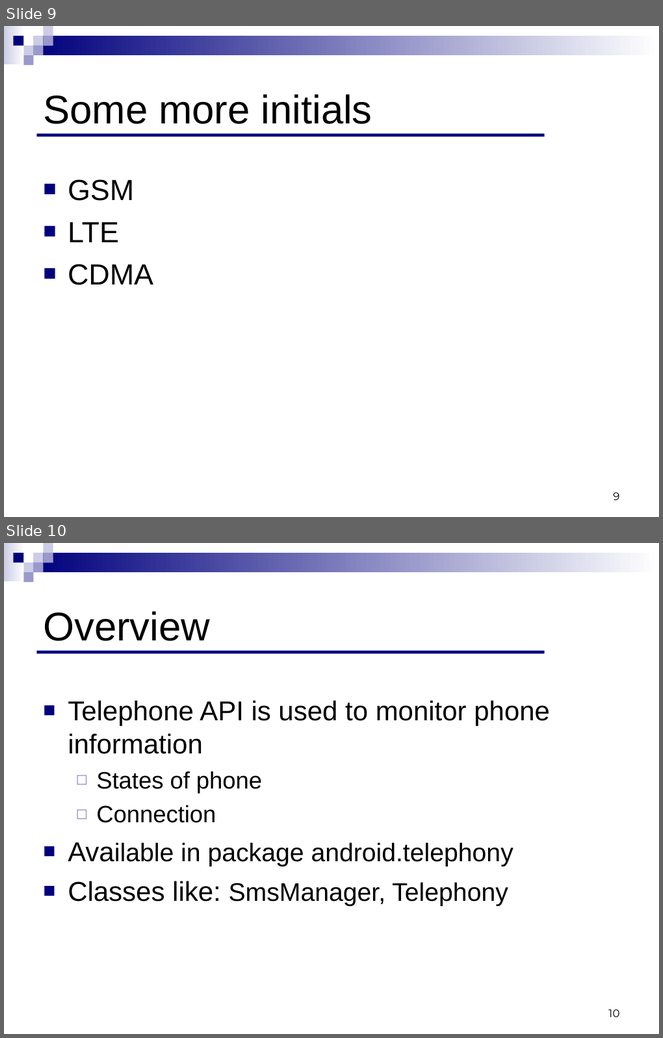
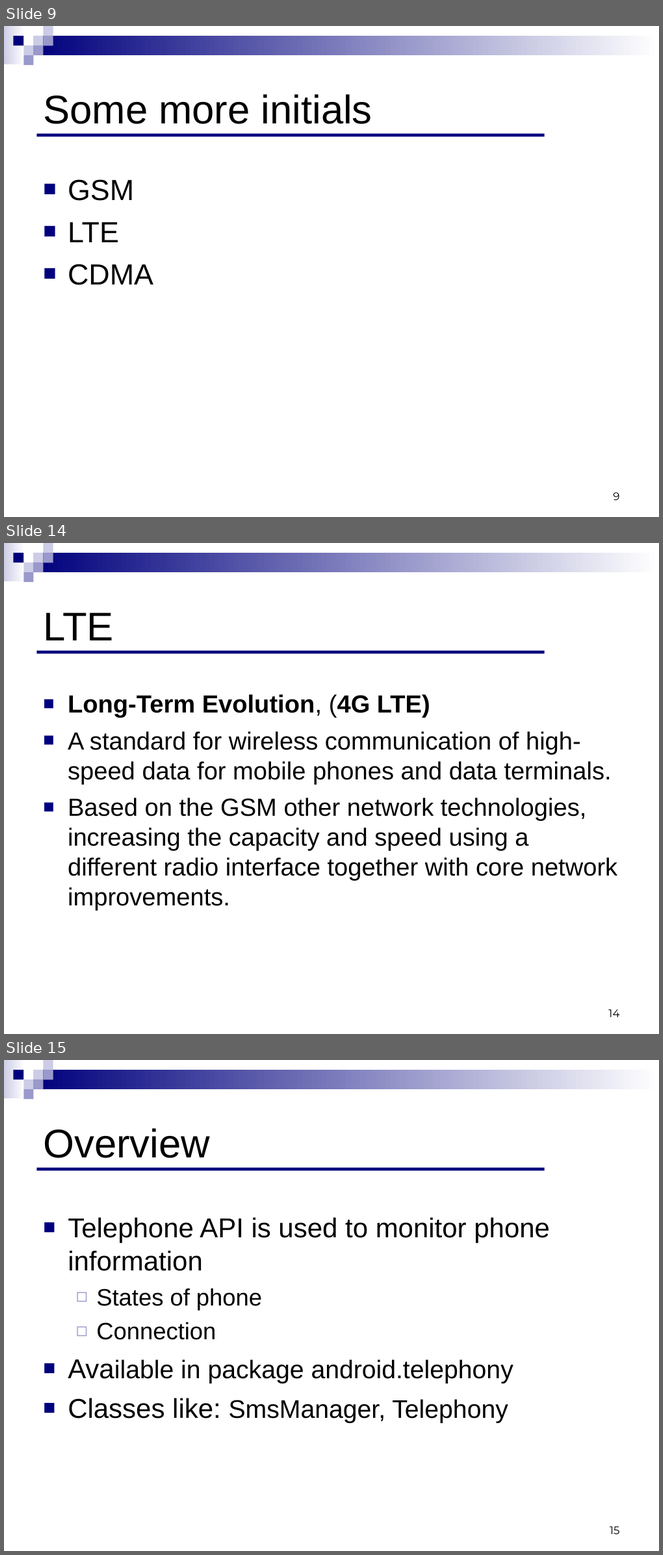
Before and after one commit to ndavidor/SmsTelephony, a slide deck: Telephony&SMS.ppt. Shown one above the other, each under a label of ours: slides 9 and 10 before the commit, slides 9, 14 and 15 after it; the slides between them are not shown. The pictures are 663x1038 and 663x1555 pixels, drawn with LibreOffice and Linux fonts; fonts in the diff are those of the drawing. Boxes give left, top, right and bottom in pixels: in the first picture for what was removed or moved away, otherwise in the second. Text is boxed around its words. In the diff, an @@ line names an element or a change of style, - is before the commit and + after.

```diff
--- a/Telephony&SMS.ppt
+++ b/Telephony&SMS.ppt
@@ slide 14 added at [4, 543, 659, 1034], background #FFFFFF; not listed: 9 template elements that a slide beside it also shows @@
@@ title added at [43, 613, 113, 641], 44 pt, text #000000 @@
+LTE
@@ line added from (36, 652) to (545, 652), #00007D 3.49 pt @@
@@ text added at [68, 694, 618, 911], 27.2 pt, text #000000 @@
+■ Long-Term Evolution, (4G LTE)
+■ A standard for wireless communication of high-speed data for mobile phones and data terminals.
+■ Based on the GSM other network technologies, increasing the capacity and speed using a different radio interface together with core network improvements.
@@ page number added at [608, 1010, 620, 1017], 12 pt, text #000000 @@
+14
@@ what was slide 10 is now slide 15 @@
@@ page number at [610, 1527, 620, 1534]: text changed @@
-10
+15
```
Also in this commit, not shown: 4 other slides added.
